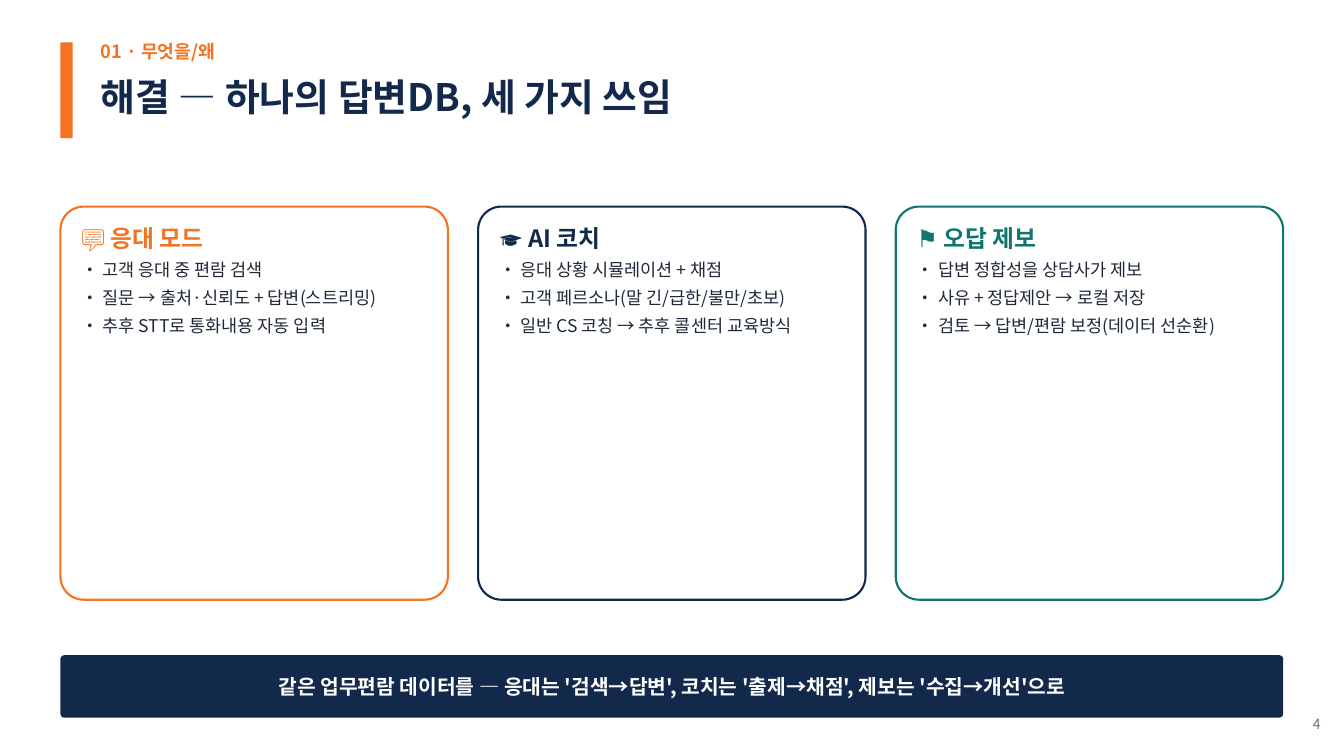
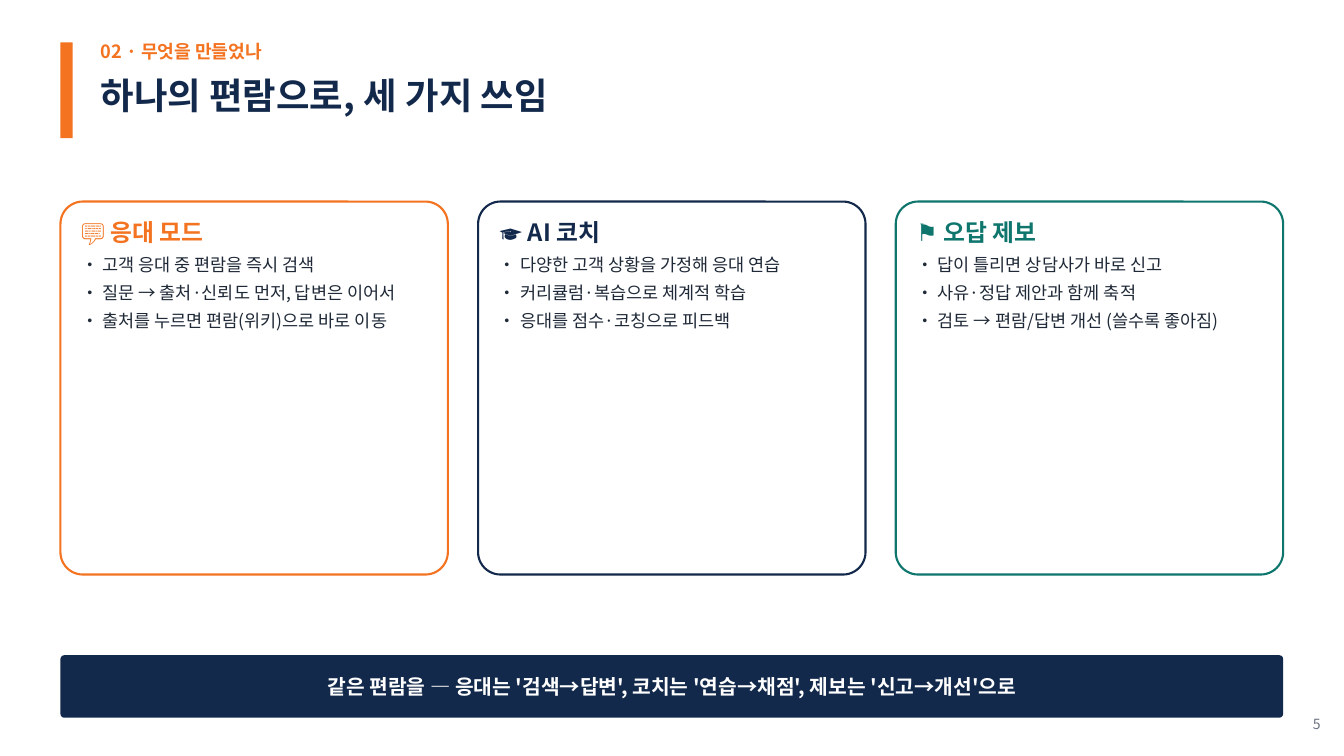
Before and after one commit to woochichichi/2026_HICT_ChatBot, a slide deck: slide 5 of docs/presentation/한화투자증권_AI상담_PoC_30min.pptx (slide 4 before the commit). Drawn at 1344x756 pixels with LibreOffice and Linux fonts; fonts in the diff are those of the drawing. Boxes give left, top, right and bottom in pixels: in the first picture for what was removed or moved away, otherwise in the second. Text is boxed around its words. In the diff, an @@ line names an element or a change of style, - is before the commit and + after.

```diff
--- a/docs/presentation/한화투자증권_AI상담_PoC_30min.pptx
+++ b/docs/presentation/한화투자증권_AI상담_PoC_30min.pptx
@@ text at (x1=101, y1=42, x2=262, y2=60): text changed @@
-01 · 무엇을/왜
+02 · 무엇을 만들었나
@@ text at (x1=101, y1=78, x2=548, y2=117): text changed; size 27 to 26 pt @@
-해결 — 하나의 답변DB, 세 가지 쓰임
+하나의 편람으로, 세 가지 쓰임
@@ rounded rectangle "💬 응대 모드" resized from (x1=60, y1=207, x2=448, y2=600) to (x1=60, y1=202, x2=448, y2=575) @@
@@ rounded rectangle "🎓 AI 코치" resized from (x1=478, y1=207, x2=865, y2=600) to (x1=478, y1=202, x2=865, y2=575) @@
@@ rounded rectangle "⚑ 오답 제보" resized from (x1=896, y1=207, x2=1284, y2=600) to (x1=896, y1=202, x2=1284, y2=575) @@
@@ text in rounded rectangle at (x1=102, y1=256, x2=395, y2=331): text changed @@
-• 고객 응대 중 편람 검색
-• 질문 → 출처·신뢰도 + 답변(스트리밍)
-• 추후 STT로 통화내용 자동 입력
+• 고객 응대 중 편람을 즉시 검색
+• 질문 → 출처·신뢰도 먼저, 답변은 이어서
+• 출처를 누르면 편람(위키)으로 바로 이동
@@ text in rounded rectangle at (x1=520, y1=256, x2=781, y2=329): text changed @@
-• 응대 상황 시뮬레이션 + 채점
-• 고객 페르소나(말 긴/급한/불만/초보)
-• 일반 CS 코칭 → 추후 콜센터 교육방식
+• 다양한 고객 상황을 가정해 응대 연습
+• 커리큘럼·복습으로 체계적 학습
+• 응대를 점수·코칭으로 피드백
@@ text in rounded rectangle at (x1=938, y1=256, x2=1218, y2=331): text changed @@
-• 답변 정합성을 상담사가 제보
-• 사유 + 정답제안 → 로컬 저장
-• 검토 → 답변/편람 보정(데이터 선순환)
+• 답이 틀리면 상담사가 바로 신고
+• 사유·정답 제안과 함께 축적
+• 검토 → 편람/답변 개선 (쓸수록 좋아짐)
@@ text in rounded rectangle at (x1=327, y1=677, x2=1016, y2=698): text changed @@
-같은 업무편람 데이터를 — 응대는 '검색→답변', 코치는 '출제→채점', 제보는 '수집→개선'으로
+같은 편람을 — 응대는 '검색→답변', 코치는 '연습→채점', 제보는 '신고→개선'으로
@@ text at (x1=1313, y1=719, x2=1321, y2=729): text changed @@
-4
+5
```
Also in this commit, not shown: 19 other slides changed, 8 slides added, 10 slides removed, 10 other files.
